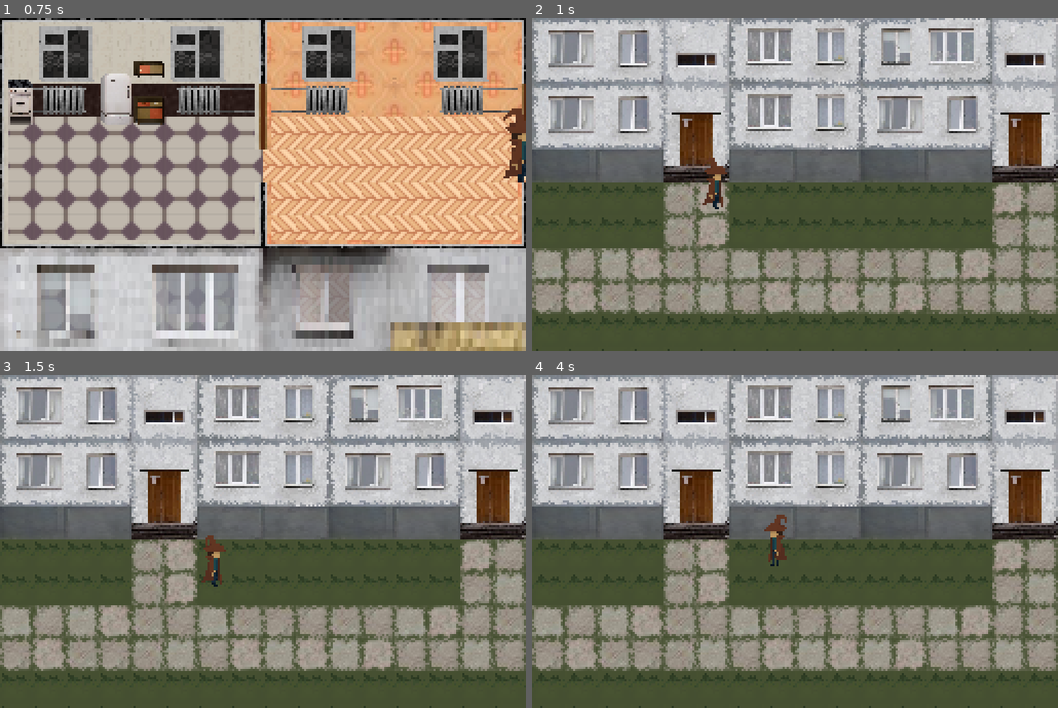
Above: before the commit, frames 1-4 (two rows, left to right).
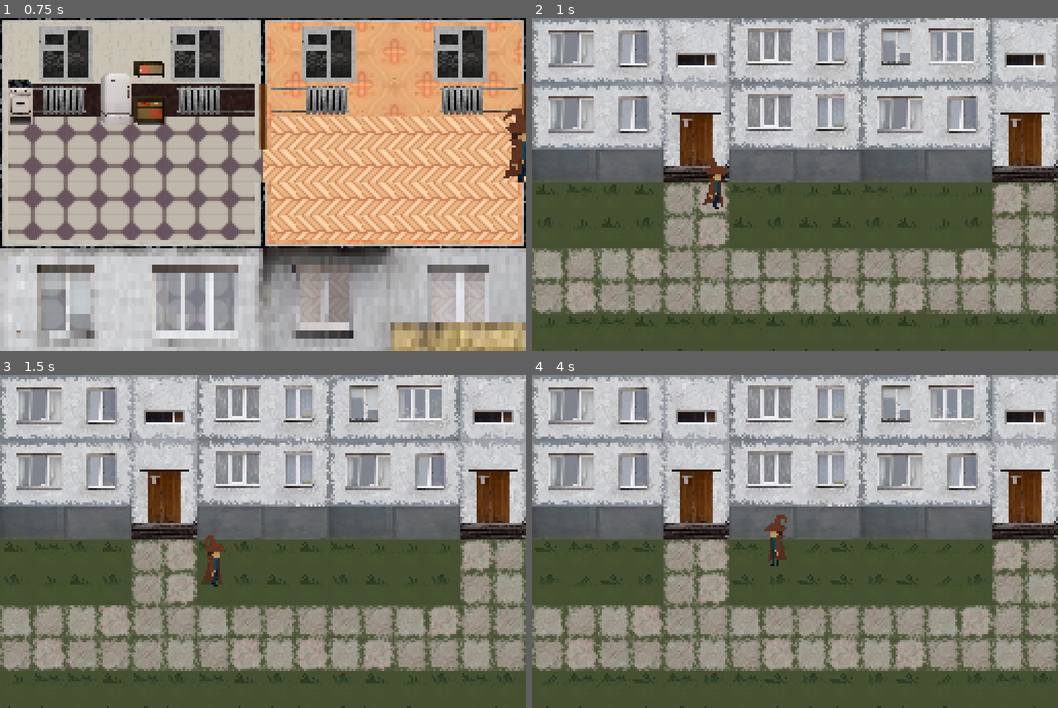
Above: after the commit, the same moments.

Repository: vydramain/Solidmaid
Game: Godot game, scene res://resources/levels/main/Main.tscn
Same seed, same stepped clock (60 frames per second), same inputs: the game is played once before the commit and once after it. The engine's default icon, where the game draws it, is replaced by a stand-in: a white triangle on a blue panel in a dark square.
Inputs (mouse positions are in pixels of both pictures, inside the frame that each line leads up to):
- Up to frame 1 (0.75 s): move the mouse to (378, 167) at 0.52 s; press the mouse at (378, 167) at 0.53 s; hold D (move_right) from 0.53 s (still down)
- Up to frame 2 (1 s): keep holding D (move_right)
- Up to frame 3 (1.5 s): move the mouse to (157, 558) at 1.27 s; release D (move_right) at 1.28 s; release the mouse at (157, 558) at 1.28 s; hold S (move_down) from 1.28 s (still down); click (157, 558) at 1.35 s
- Up to frame 4 (4 s): move the mouse to (847, 468) at 2.02 s; release S (move_down) at 2.03 s; press the mouse at (847, 468) at 2.03 s; hold D (move_right) 2.03-2.78 s; move the mouse to (768, 608) at 2.77 s; release the mouse at (768, 608) at 2.78 s; hold W (move_up) 2.78-3.53 s; click (768, 608) at 2.85 s; move the mouse to (952, 591) at 3.52 s; press the mouse at (952, 591) at 3.53 s; hold A (move_left) from 3.53 s (still down)

Frame 1 is identical in both runs. In frame 2, 0.4% of the frame differs, in the area x 0-99%, y 50-100%; in frame 3, 0.5%; in frame 4, 0.5%.

Commit message:
Setted different grass sprites

Diff:
--- a/resources/entity/environment/grass/Grass.gd
+++ b/resources/entity/environment/grass/Grass.gd
@@ -3,25 +3,76 @@
 @export var tile_size: int = 8
 @export var tile_height: int = 1
 @export var tile_width: int = 8
+@export var sprite_type: int = 0  # 0-3 for four different sprites
 
-@export var sprite_type: int = 0  # 0-3 for four different sprites
-@onready var sprite: Sprite2D = $Sprite2D
-@onready var animation_player: AnimationPlayer = $AnimationPlayer
+# Use regular variables instead of @onready for dynamic instantiation
+var sprite: Sprite2D
+var animation_player: AnimationPlayer
 
 # Arrays to hold your sprite textures and animation names
 var sprite_textures: Array[Texture2D] = []
 var animation_names: Array[String] = []
 
+# Track initialization state
+var is_initialized: bool = false
+
 func _ready():
-	# Load your sprite textures - replace with your actual texture paths
-	sprite_textures = [
-		preload("res://assets/textures/outside/grass_1.png"),
-		preload("res://assets/textures/outside/grass_2.png"),
-		preload("res://assets/textures/outside/grass_3.png"),
-		preload("res://assets/textures/outside/grass_4.png")
+	# Use call_deferred to ensure the scene tree is fully set up
+	call_deferred("initialize_grass")
+
+func initialize_grass():
+	# Get child nodes manually
+	sprite = get_node_or_null("Sprite2D")
+	animation_player = get_node_or_null("AnimationPlayer")
+
+	if not validate_scene_structure():
+		return
+
+	load_textures()
+	setup_animation_names()
+	setup_sprite_and_animation()
+
+	is_initialized = true
+	print("Grass scene initialized successfully at position: ", position)
+
+func validate_scene_structure() -> bool:
+	if sprite == null:
+		push_error("Sprite2D node not found! Make sure it's a child of this node.")
+		print("Available children: ", get_children())
+		return false
+
+	if animation_player == null:
+		push_error("AnimationPlayer node not found! Make sure it's a child of this node.")
+		print("Available children: ", get_children())
+		return false
+
+	return true
+
+func load_textures():
+	var texture_paths = [
+		"res://assets/textures/outside/grass_1.png",
+		"res://assets/textures/outside/grass_2.png",
+		"res://assets/textures/outside/grass_3.png",
+		"res://assets/textures/outside/grass_4.png"
 	]
 
-	# Define animation names for each sprite type
+	sprite_textures.clear()
+
+	for i in range(texture_paths.size()):
+		var texture = load(texture_paths[i])
+		if texture == null:
+			push_error("Could not load texture at: " + texture_paths[i])
+			# Create a simple colored texture as fallback
+			var fallback_texture = ImageTexture.new()
+			var image = Image.create(32, 32, false, Image.FORMAT_RGB8)
+			image.fill(Color.GREEN)
+			fallback_texture.set_image(image)
+			sprite_textures.append(fallback_texture)
+		else:
+			sprite_textures.append(texture)
+			print("Successfully loaded: " + texture_paths[i])
+
+func setup_animation_names():
 	animation_names = [
 		"idle_0",
 		"idle_1",
@@ -29,21 +80,42 @@
 		"idle_3"
 	]
 
-	setup_sprite_and_animation()
-
 func setup_sprite_and_animation():
 	# Clamp sprite_type to valid range
-	sprite_type = clamp(sprite_type, 0, 3)
+	sprite_type = clamp(sprite_type, 0, sprite_textures.size() - 1)
 
 	# Set the sprite texture
-	if sprite_textures[sprite_type]:
+	if sprite_type < sprite_textures.size() and sprite_textures[sprite_type] != null:
 		sprite.texture = sprite_textures[sprite_type]
+		print("Set texture for sprite type: ", sprite_type)
+	else:
+		push_error("Invalid sprite_type or texture not loaded: " + str(sprite_type))
 
-	# Play the corresponding animation
-	if animation_player.has_animation(animation_names[sprite_type]):
-		animation_player.play(animation_names[sprite_type])
+	# Play the corresponding animation if AnimationPlayer exists and has the animation
+	if animation_player != null and sprite_type < animation_names.size():
+		var anim_name = animation_names[sprite_type]
+		if animation_player.has_animation(anim_name):
+			animation_player.play(anim_name)
+			print("Playing animation: ", anim_name)
+		else:
+			push_warning("Animation not found: " + anim_name + ". Create this animation in the AnimationPlayer.")
+	else:
+		push_error("Invalid sprite_type for animation: " + str(sprite_type))
 
-# Optional: Function to change sprite type at runtime
+# Function to change sprite type at runtime - works both before and after initialization
 func set_sprite_type(new_type: int):
-	sprite_type = new_type
-	setup_sprite_and_animation()
+	if new_type >= 0 and new_type <= 3:
+		sprite_type = new_type
+		print("Setting sprite type to: ", new_type)
+
+		# If already initialized, update immediately
+		if is_initialized and sprite != null:
+			setup_sprite_and_animation()
+		# If not initialized yet, it will use the sprite_type when _ready() is called
+	else:
+		push_error("Invalid sprite type: " + str(new_type) + ". Must be 0-3.")
+
+# Optional: Function to initialize with specific type (can be called before adding to scene)
+func initialize_with_type(type: int):
+	sprite_type = clamp(type, 0, 3)
+	print("Pre-initialized with sprite type: ", sprite_type)
--- a/resources/levels/outside/level_scripts/Outside_Lower_Envitonment_Drawer.gd
+++ b/resources/levels/outside/level_scripts/Outside_Lower_Envitonment_Drawer.gd
@@ -53,7 +53,8 @@
 			if y >= 0 and y < layer_data[layer_index][x].size():
 				layer_data[layer_index][x][y] = {
 					"scene": scene,
-					"position": world_position
+					"position": world_position,
+					"sprite_type": randi() % 4  # Random grass type 0-3
 				}
 
 func _is_tile_covered_by_decoration(x: int, y: int, decorations_context: Array) -> bool:
--- a/resources/levels/outside/map_layer/Outside_Map_Layer.gd
+++ b/resources/levels/outside/map_layer/Outside_Map_Layer.gd
@@ -1,8 +1,4 @@
 extends Node2D
-
-# Preload environment scenes
-var GrassScene := preload("res://resources/entity/environment/grass/Grass.tscn")
-var TreeEntityScene := preload("res://resources/entity/environment/trees/Tree.tscn")
 
 # Layer enumeration for Z dimension
 enum LAYER {
@@ -165,6 +161,11 @@
 			if entity_data != null and entity_data.has("scene") and entity_data.has("position"):
 				var instance = entity_data.scene.instantiate()
 				instance.position = entity_data.position
+
+				# Set sprite type if specified
+				if entity_data.has("sprite_type"):
+					instance.set_sprite_type(entity_data.sprite_type)
+
 				parent_node.add_child(instance)
 
 func get_layer_data_at(layer_index: int, x: int, y: int):
